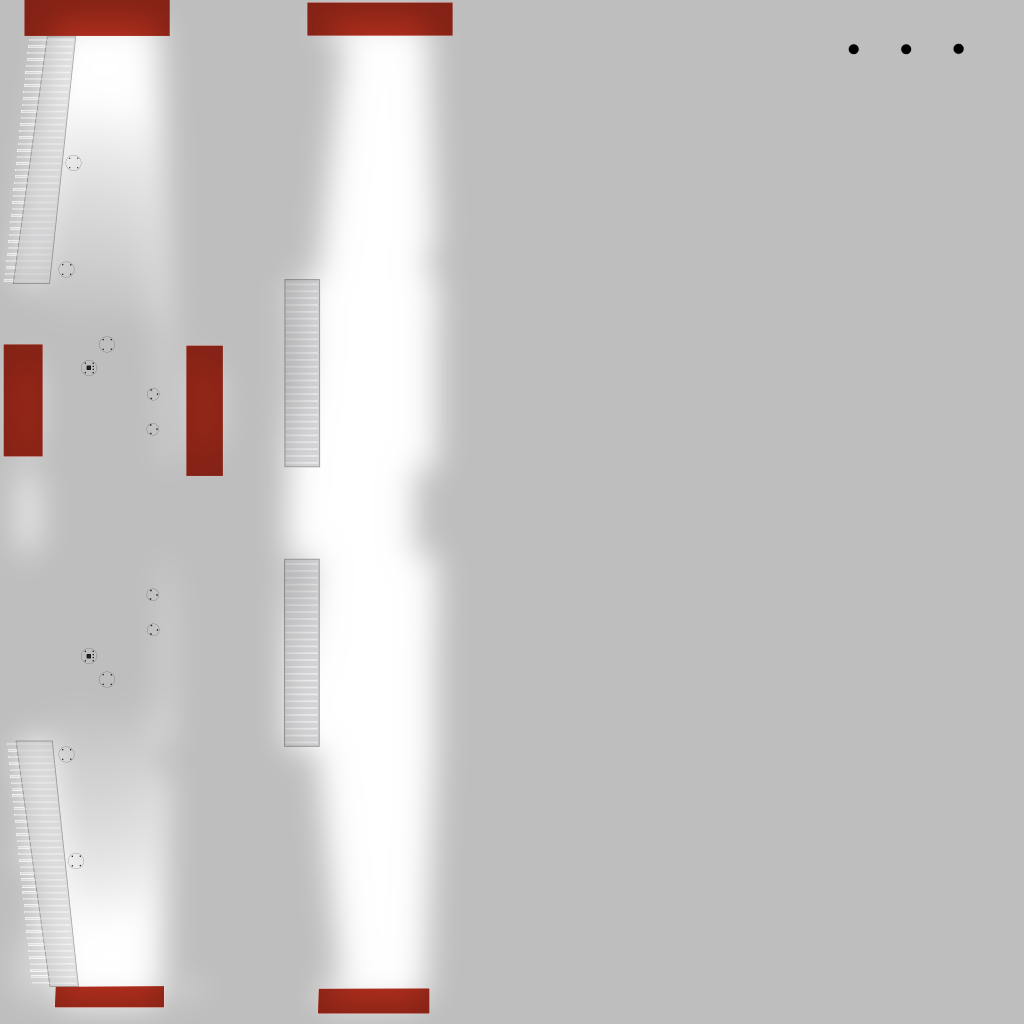
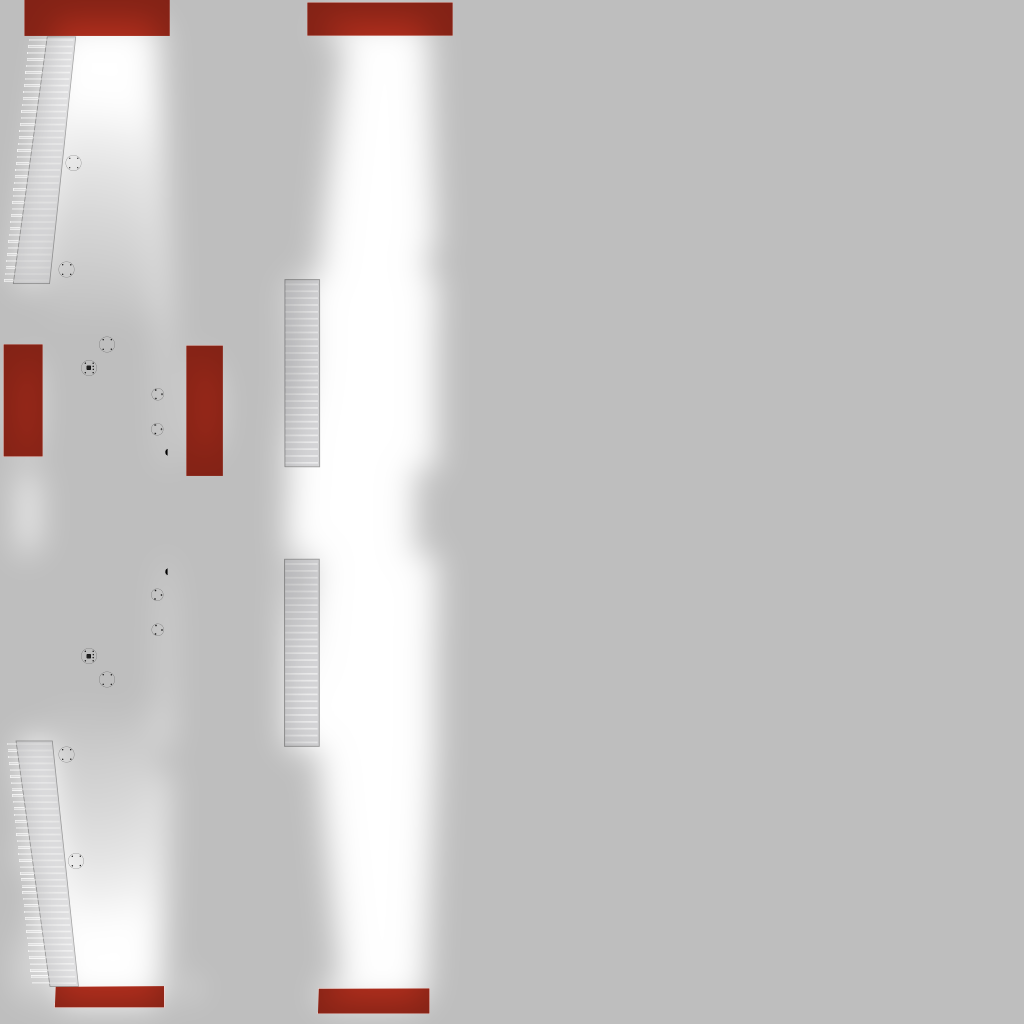
Layer changes from the first (1024, 1024) image to the second:
added layer "Clipboard #3" above "Clipboard #1" over box(151, 388, 168, 636)
painted on "Clipboard #1" over box(146, 43, 965, 636)
